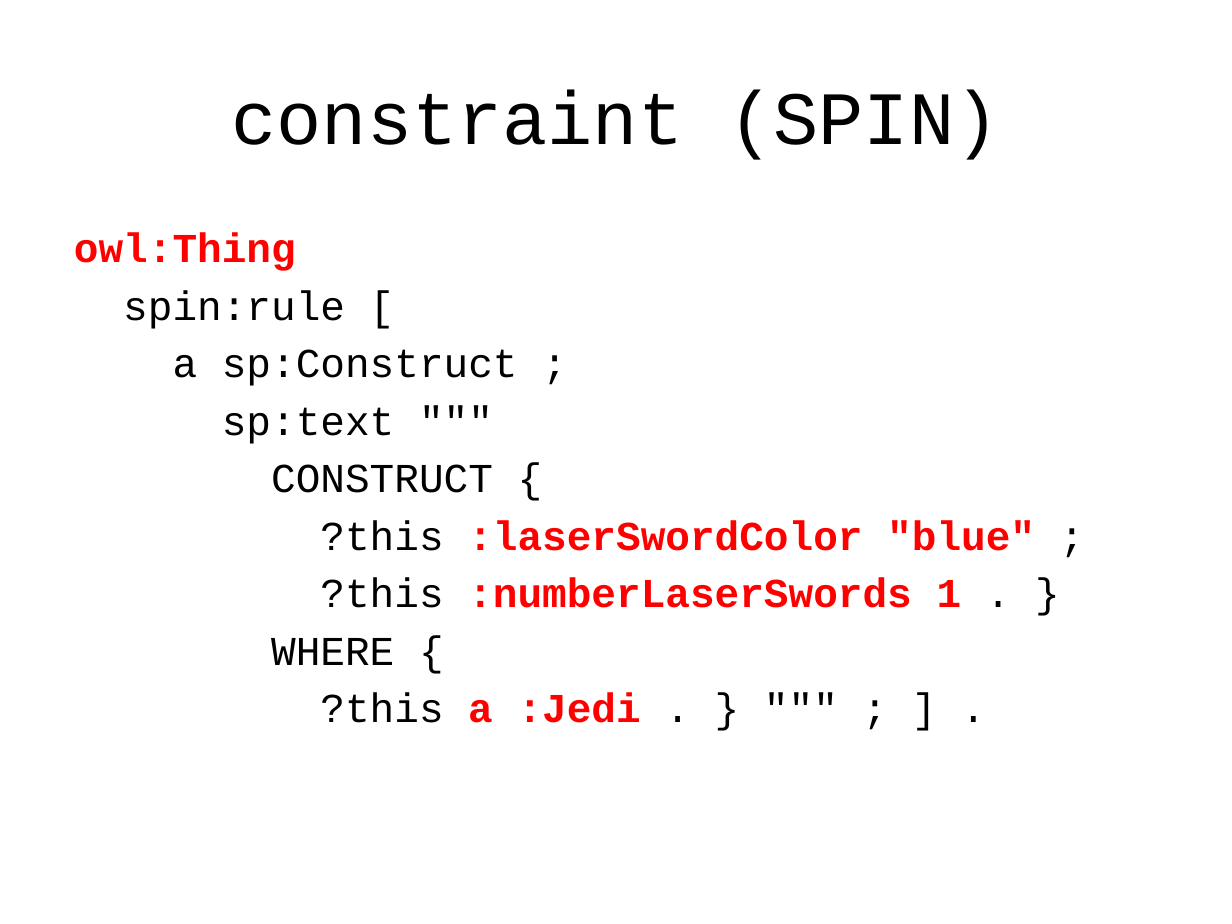
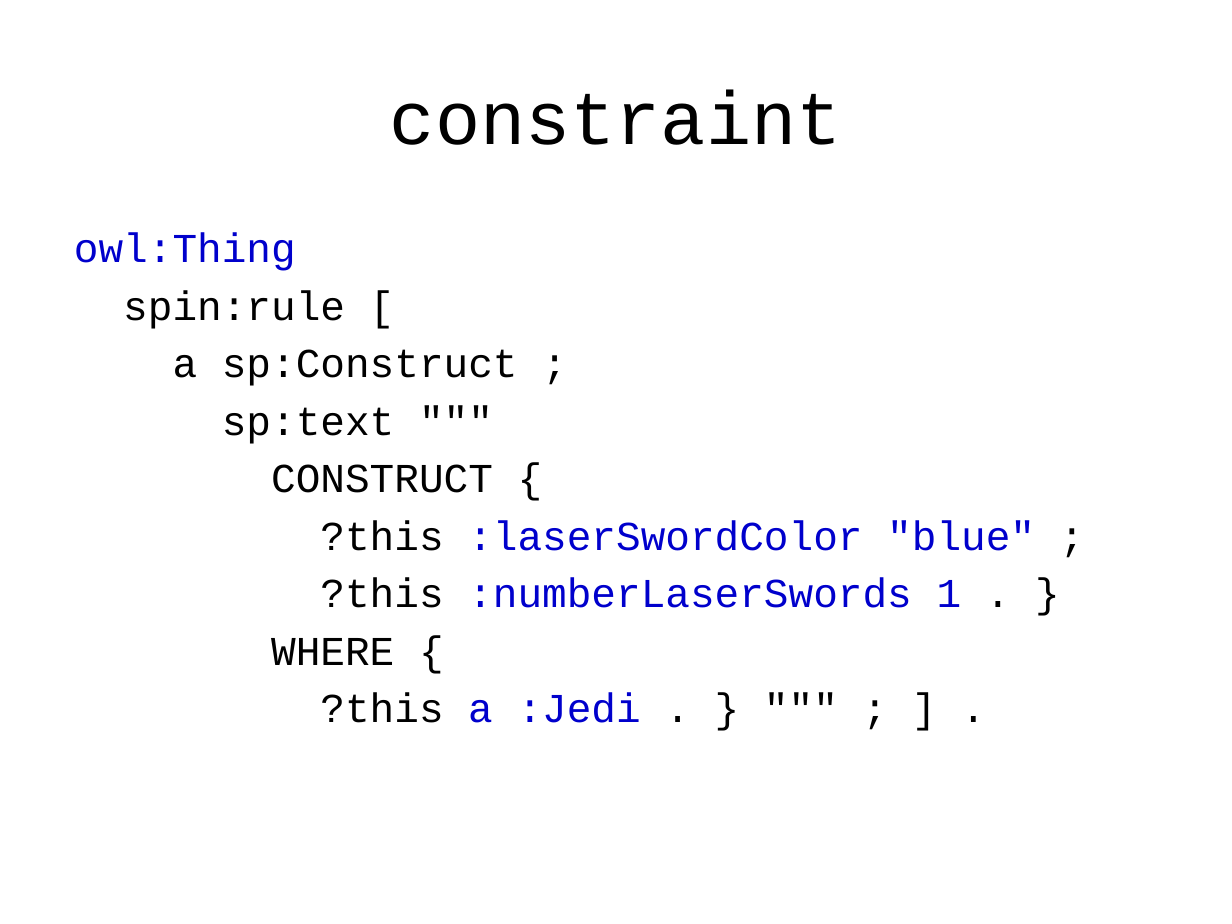
Before and after one commit to boschthomas/rdf-validation-research, a slide deck: slide 15 of presentations/Tutorial Thomas Bosch (DC 2014).pptx (slide 20 before the commit). Drawn at 1232x924 pixels with LibreOffice and Linux fonts; fonts in the diff are those of the drawing. Boxes give left, top, right and bottom in pixels: in the first picture for what was removed or moved away, otherwise in the second. Text is boxed around its words. In the diff, an @@ line names an element or a change of style, - is before the commit and + after.

```diff
--- a/presentations/Tutorial Thomas Bosch (DC 2014).pptx
+++ b/presentations/Tutorial Thomas Bosch (DC 2014).pptx
@@ title at bbox=[390, 89, 842, 145]: text changed @@
-constraint (SPIN)
+constraint
@@ text at bbox=[74, 233, 1035, 723]: text colour #FF0000 to #0000CC, bold off in "owl:Thing", ":laserSwordColor "blue"", ":numberLaserSwords 1", "a :Jedi" @@
```
Also in this commit, not shown: 33 other slides changed, 11 slides added, 11 slides removed, 4 other files.
